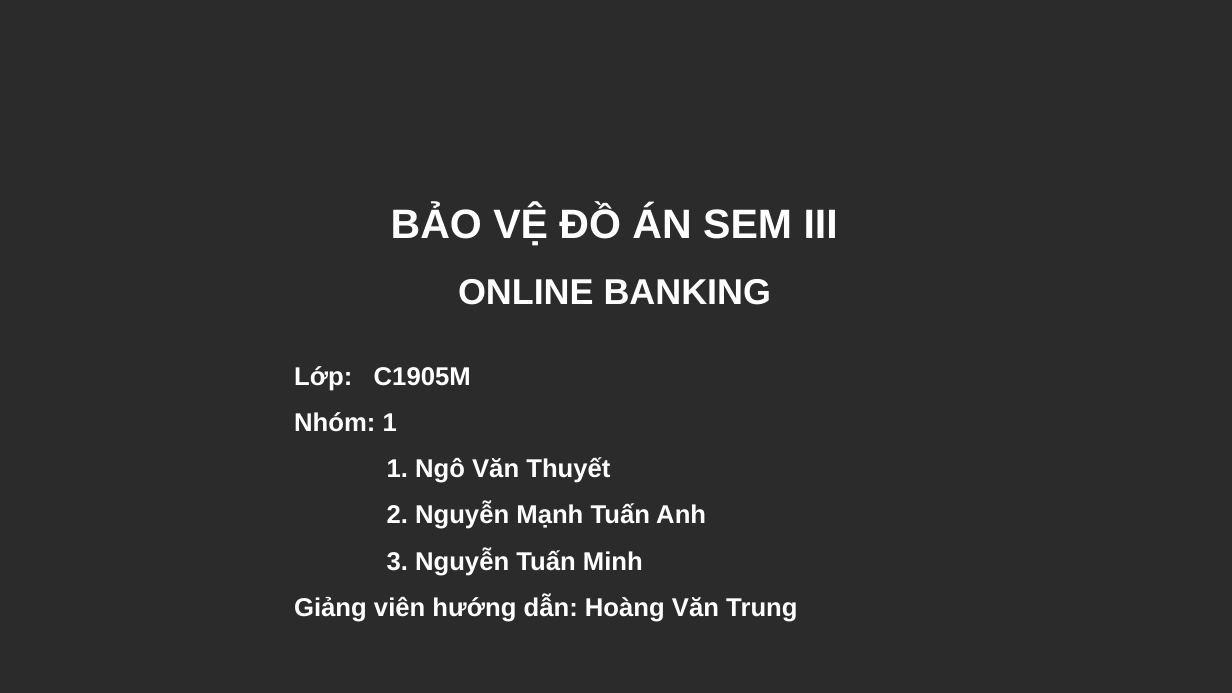
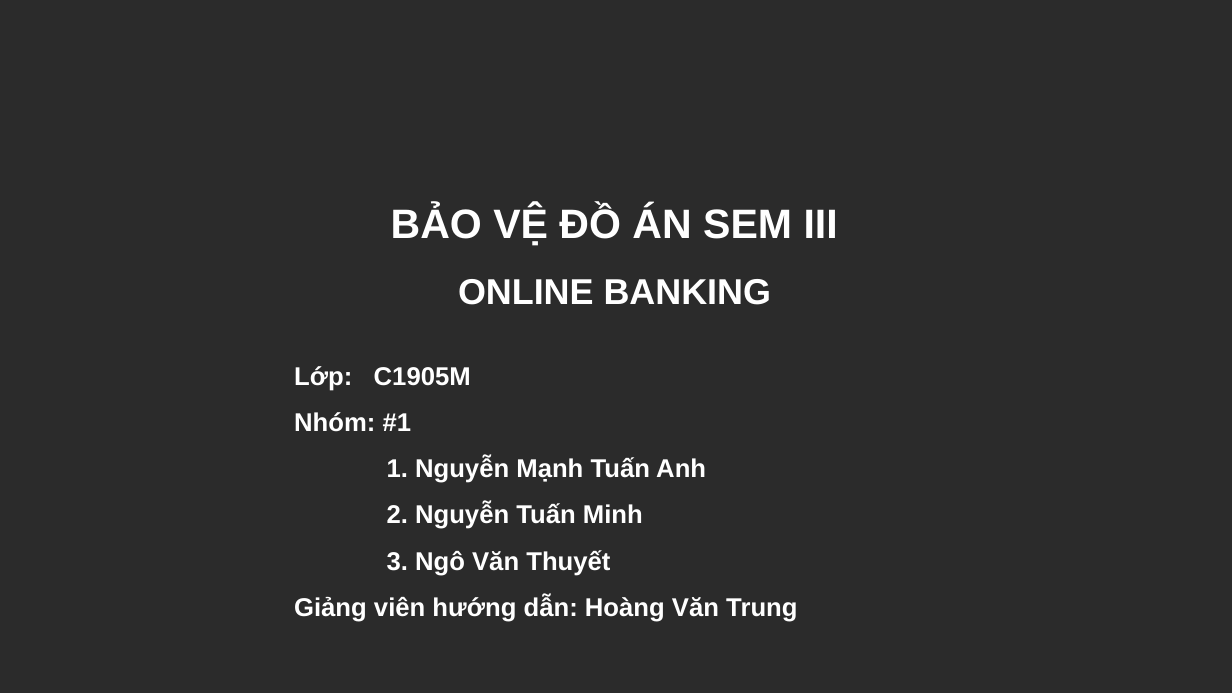
Before and after one commit to anhnmt/csharp-online-banking, a slide deck: slide 1 of Documents/C1905M-Group 1-Online Banking (ADSE).pptx. Drawn at 1232x693 pixels with LibreOffice and Linux fonts; fonts in the diff are those of the drawing; background and template pictures are left out; a plain dark background stands for a picture behind light text. Boxes give left, top, right and bottom in pixels: in the first picture for what was removed or moved away, otherwise in the second. Text is boxed around its words. In the diff, an @@ line names an element or a change of style, - is before the commit and + after.

```diff
--- a/Documents/C1905M-Group 1-Online Banking (ADSE).pptx
+++ b/Documents/C1905M-Group 1-Online Banking (ADSE).pptx
@@ text at <box>294,412,706,576</box>: text changed @@
-Nhóm: 1
-1. Ngô Văn Thuyết
-2. Nguyễn Mạnh Tuấn Anh
-3. Nguyễn Tuấn Minh
+Nhóm: #1
+1. Nguyễn Mạnh Tuấn Anh
+2. Nguyễn Tuấn Minh
+3. Ngô Văn Thuyết
```
Also in this commit, not shown: 3 other slides changed, 6 slides added, 5 slides removed, 3 other files.
